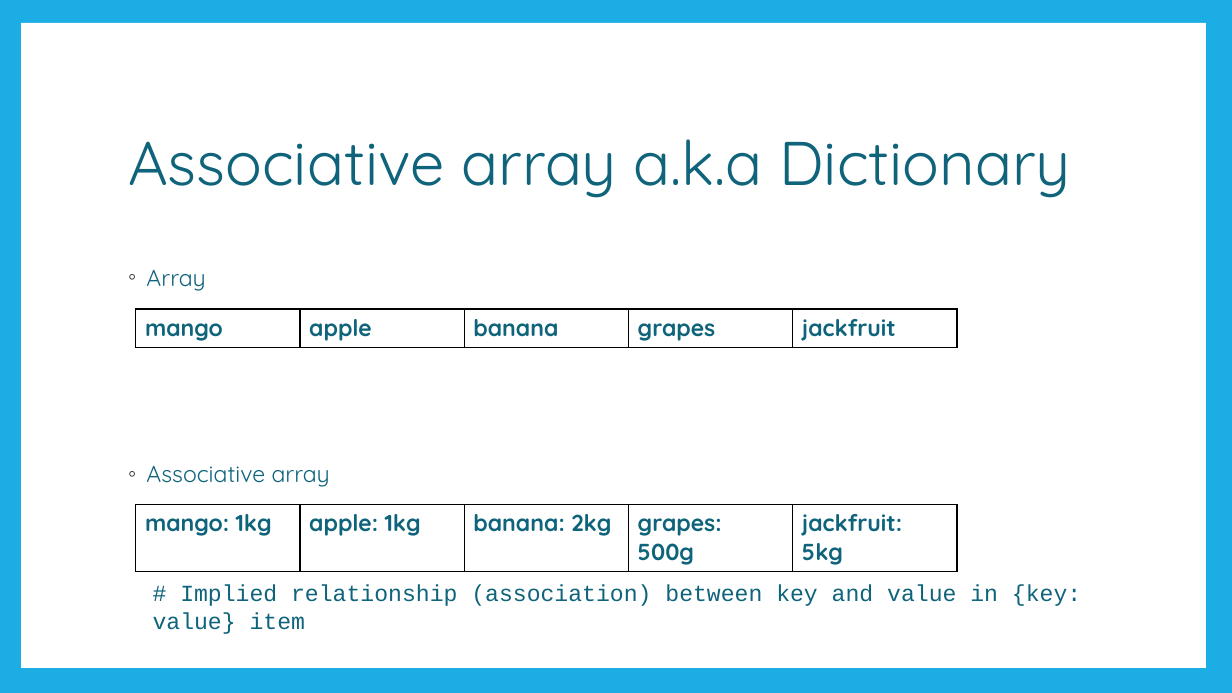
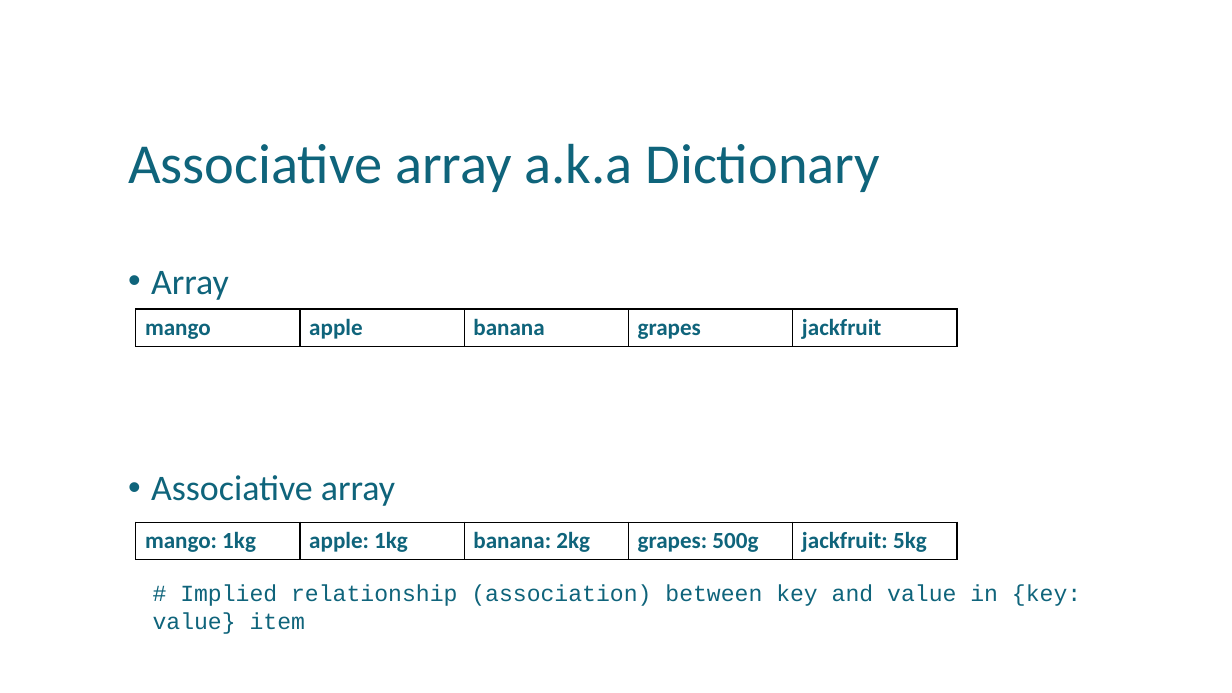
Before and after one commit to uday87j/teach_python, a slide deck: slide 3 of fundamentals/8-Dictionary, Tuple, Range.pptx. Drawn at 1232x693 pixels with LibreOffice and Linux fonts; fonts in the diff are those of the drawing. Boxes give left, top, right and bottom in pixels: in the first picture for what was removed or moved away, otherwise in the second. Text is boxed around its words. In the diff, an @@ line names an element or a change of style, - is before the commit and + after.

```diff
--- a/fundamentals/8-Dictionary, Tuple, Range.pptx
+++ b/fundamentals/8-Dictionary, Tuple, Range.pptx
@@ rectangle removed at (0,0,1232,693) @@
@@ rectangle removed at (21,23,1206,668) @@
@@ title "Associative array a.k.a Dictionary" at (128,143,881,192): size 48 to 44 pt, font Quicksand to Calibri @@
@@ text "Array" at (151,271,395,506): size 18 to 28 pt, font Quicksand to Calibri; bullet ◦ to •; line spacing 1 to 0.9; more space between paragraphs @@
@@ table at (136,309,958,347) @@
@@ font Quicksand to Calibri @@
@@ table at (136,522,958,560) @@
@@ font Quicksand to Calibri @@
@@ table: place and size @@
-table at (136,504,958,569)
+table at (136,522,958,560)
```
Also in this commit, not shown: 16 other slides changed, 4 other files.
